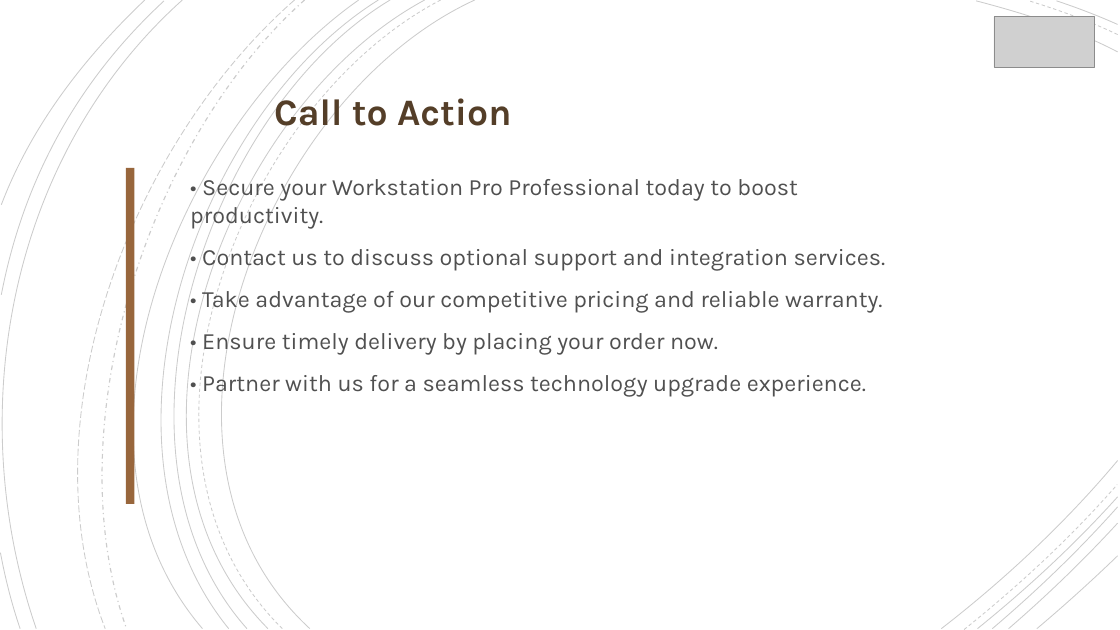
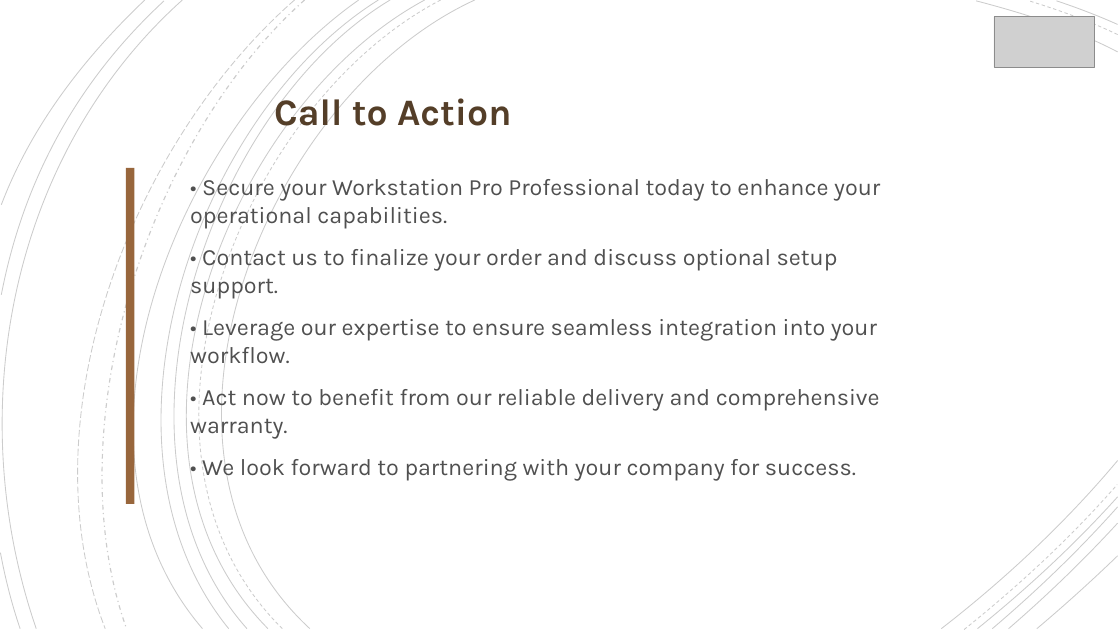
Before and after one commit to TejasGupta-27/b2b-sales-backend, a slide deck: slide 9 of Data/presentations/Sales_Pitch_Deck.pptx. Drawn at 1120x630 pixels with LibreOffice and Linux fonts; fonts in the diff are those of the drawing; grey boxes stand for pictures. Boxes give left, top, right and bottom in pixels: in the first picture for what was removed or moved away, otherwise in the second. Text is boxed around its words. In the diff, an @@ line names an element or a change of style, - is before the commit and + after.

Commit message:
integration completed

```diff
--- a/Data/presentations/Sales_Pitch_Deck.pptx
+++ b/Data/presentations/Sales_Pitch_Deck.pptx
@@ text at (x1=190, y1=174, x2=880, y2=480): text changed @@
-• Secure your Workstation Pro Professional today to boost productivity.
-• Contact us to discuss optional support and integration services.
-• Take advantage of our competitive pricing and reliable warranty.
-• Ensure timely delivery by placing your order now.
-• Partner with us for a seamless technology upgrade experience.
+• Secure your Workstation Pro Professional today to enhance your operational capabilities.
+• Contact us to finalize your order and discuss optional setup support.
+• Leverage our expertise to ensure seamless integration into your workflow.
+• Act now to benefit from our reliable delivery and comprehensive warranty.
+• We look forward to partnering with your company for success.
```
Also in this commit, not shown: 8 other slides changed, 19 other files.
